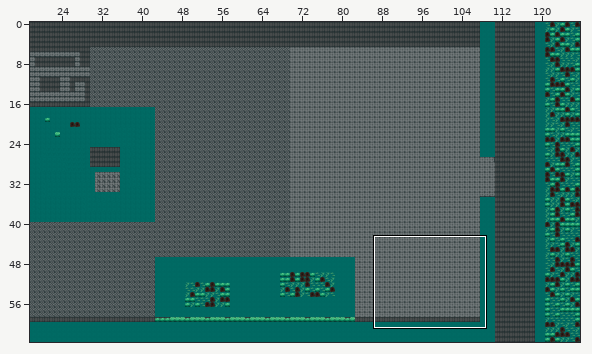
Level history. Tiled map: data/maps/map_test_128_64_mc_2.tmx. The picture above shows the old version from afar; the outline marks the close-up.
Close-up. The starting point:
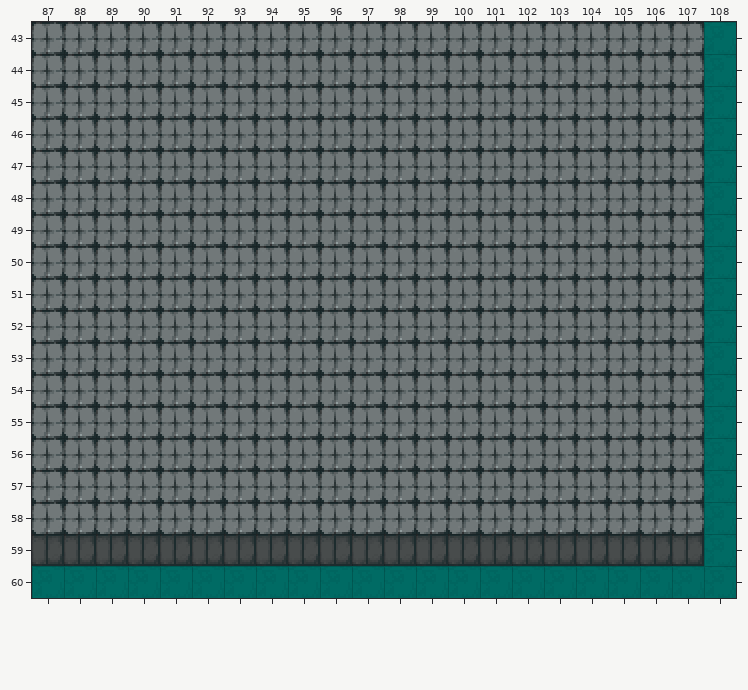
Cells are 16x16 px. Shown: x 87..108, y 43..60. The commit also changed other parts of the map, which this record leaves out.
After the commit:
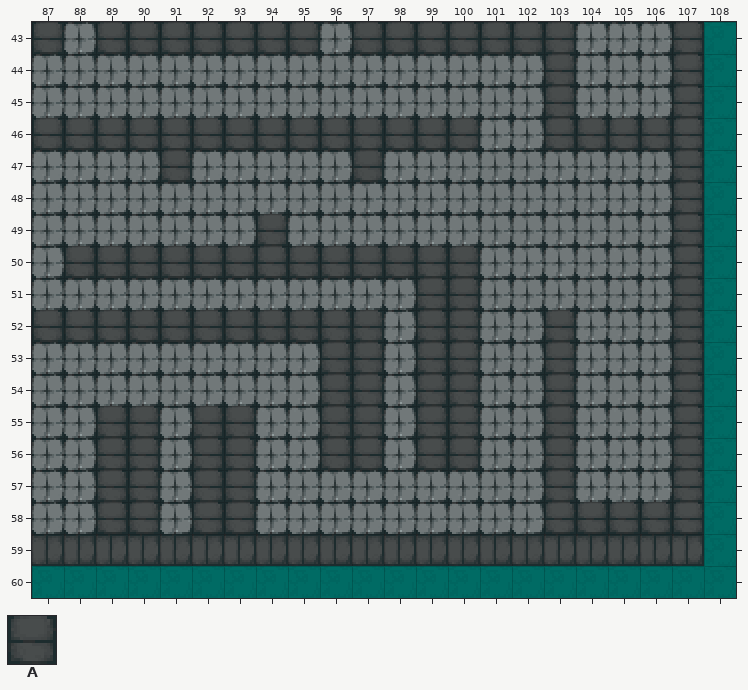
Key: from "prison_inside": A 14.
_ is an empty cell.
Diff:
Layer "foreground":
y 43: x 87 _ -> A; x 89..95 _______ -> AAAAAAA; x 97..103 _______ -> AAAAAAA; x 107 _ -> A
y 44..45: x 103 _ -> A; x 107 _ -> A
y 46: x 87..100 ______________ -> AAAAAAAAAAAAAA; x 103..107 _____ -> AAAAA
y 47: x 91 _ -> A; x 97 _ -> A; x 107 _ -> A
y 48: x 107 _ -> A
y 49: x 94 _ -> A; x 107 _ -> A
y 50: x 88..100 _____________ -> AAAAAAAAAAAAA; x 107 _ -> A
y 51: x 99..100 __ -> AA; x 107 _ -> A
y 52: x 87..97 ___________ -> AAAAAAAAAAA; x 99..100 __ -> AA; x 103 _ -> A; x 107 _ -> A
y 53..54: x 96..97 __ -> AA; x 99..100 __ -> AA; x 103 _ -> A; x 107 _ -> A
y 55..56: x 89..90 __ -> AA; x 92..93 __ -> AA; x 96..97 __ -> AA; x 99..100 __ -> AA; x 103 _ -> A; x 107 _ -> A
y 57: x 89..90 __ -> AA; x 92..93 __ -> AA; x 103 _ -> A; x 107 _ -> A
y 58: x 89..90 __ -> AA; x 92..93 __ -> AA; x 103..107 _____ -> AAAAA
Changed places in both close-ups, as pixel boxes (x1, y1, x2, y2):
added: (32, 22, 704, 534)
